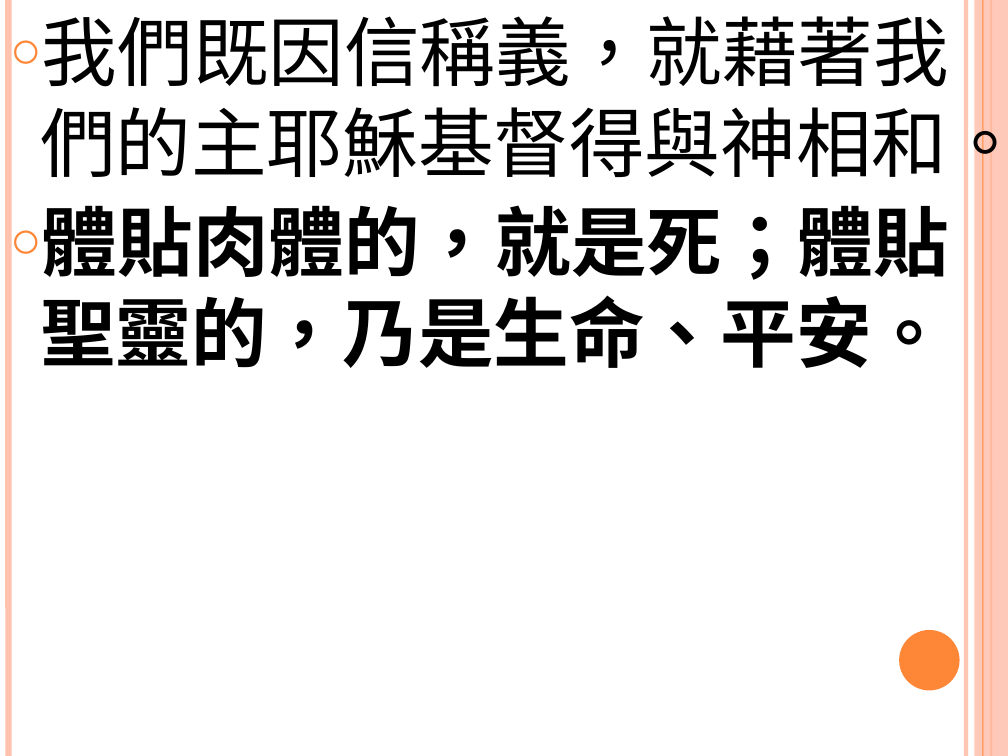
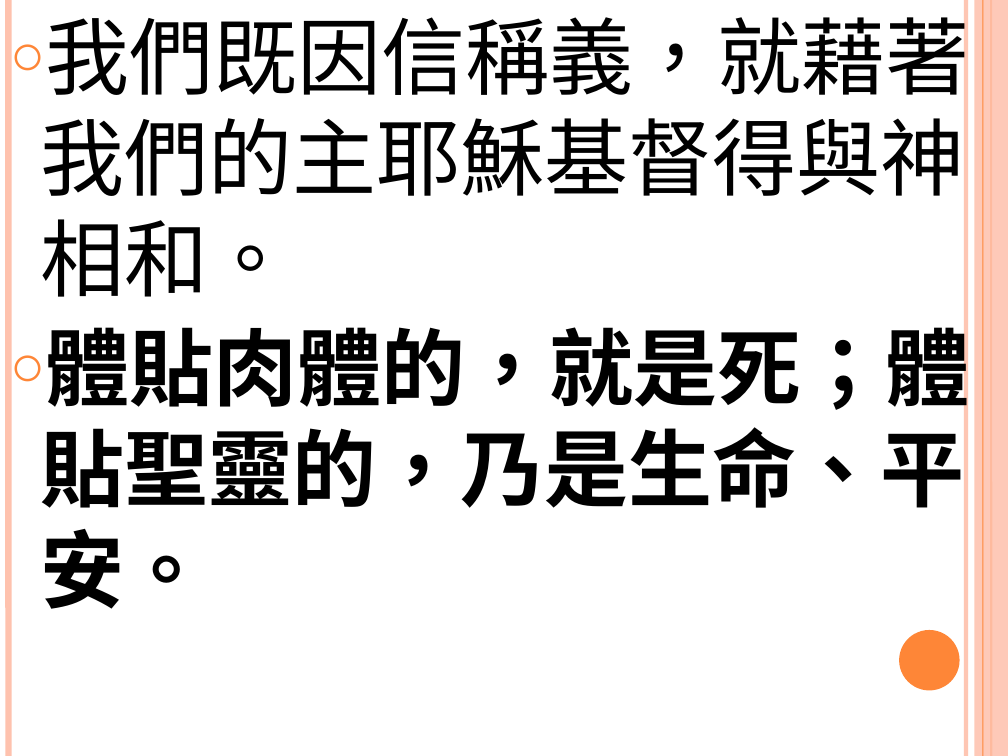
Before and after one commit to batisuoc/worship-resources, a slide deck: slide 2 of 71心靈平安.pptx. Drawn at 1008x756 pixels with LibreOffice and Linux fonts; fonts in the diff are those of the drawing. Boxes give left, top, right and bottom in pixels: in the first picture for what was removed or moved away, otherwise in the second. Text is boxed around its words. In the diff, an @@ line names an element or a change of style, - is before the commit and + after.

```diff
--- a/71心靈平安.pptx
+++ b/71心靈平安.pptx
@@ text "我們既因信稱義，就藉著我們的主耶穌基督得與神相和。" at (40, 4, 969, 609): size 54 to 60 pt, font TeX Gyre Schola to Noto Sans CJK SC @@
```
Also in this commit, not shown: 4 other slides changed.
